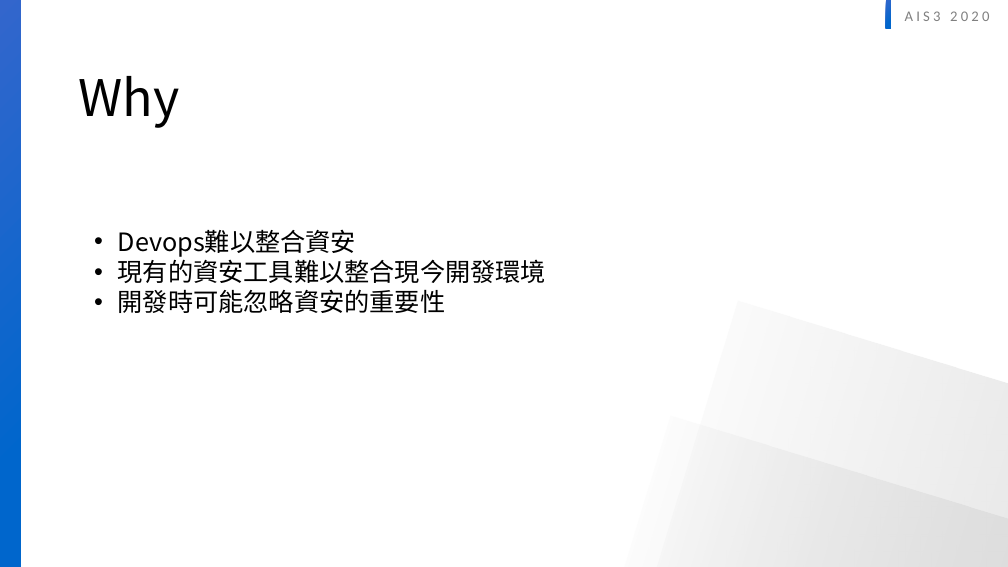
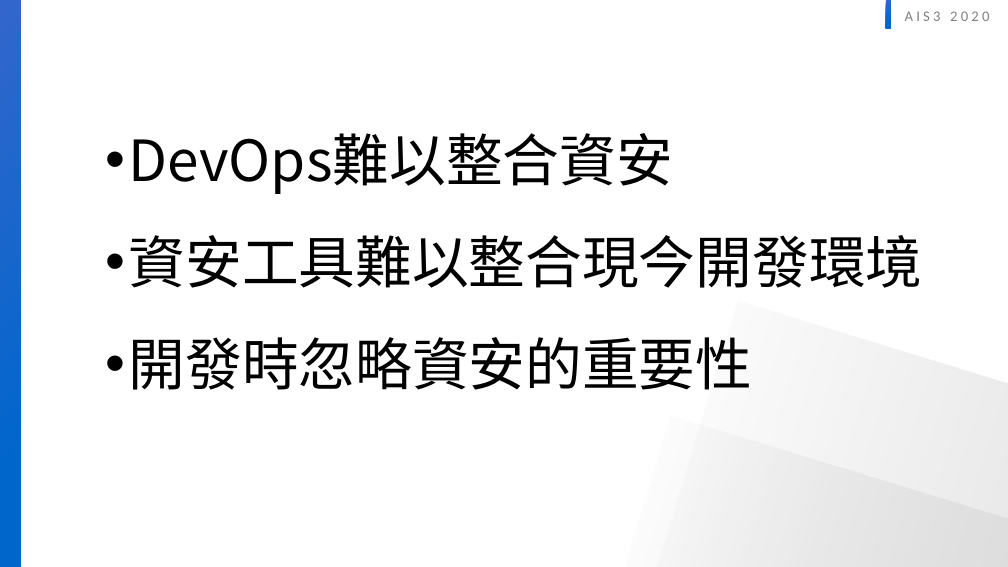
Before and after one commit to twinklestar03/AIS3-Dragon, a slide deck: slide 4 of AIS3 dragon security.pptx (slide 3 before the commit). Drawn at 1008x567 pixels with LibreOffice and Linux fonts; fonts in the diff are those of the drawing. Boxes give left, top, right and bottom in pixels: in the first picture for what was removed or moved away, otherwise in the second. Text is boxed around its words. In the diff, an @@ line names an element or a change of style, - is before the commit and + after.

```diff
--- a/AIS3 dragon security.pptx
+++ b/AIS3 dragon security.pptx
@@ text removed at [79, 76, 180, 128] @@
-Why
@@ text at [129, 133, 923, 390]: text changed; size 24 to 54 pt @@
-• Devops難以整合資安
-• 現有的資安工具難以整合現今開發環境
-• 開發時可能忽略資安的重要性
+• DevOps難以整合資安
+• 資安工具難以整合現今開發環境
+• 開發時忽略資安的重要性
```
Also in this commit, not shown: 9 other slides changed, 4 slides added, 4 slides removed.
